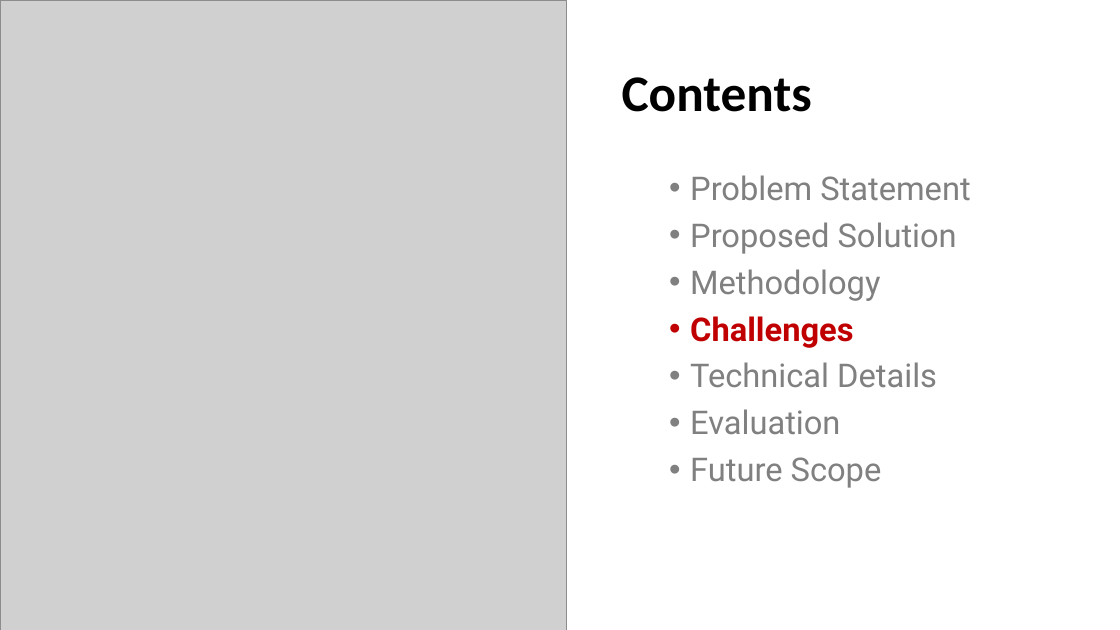
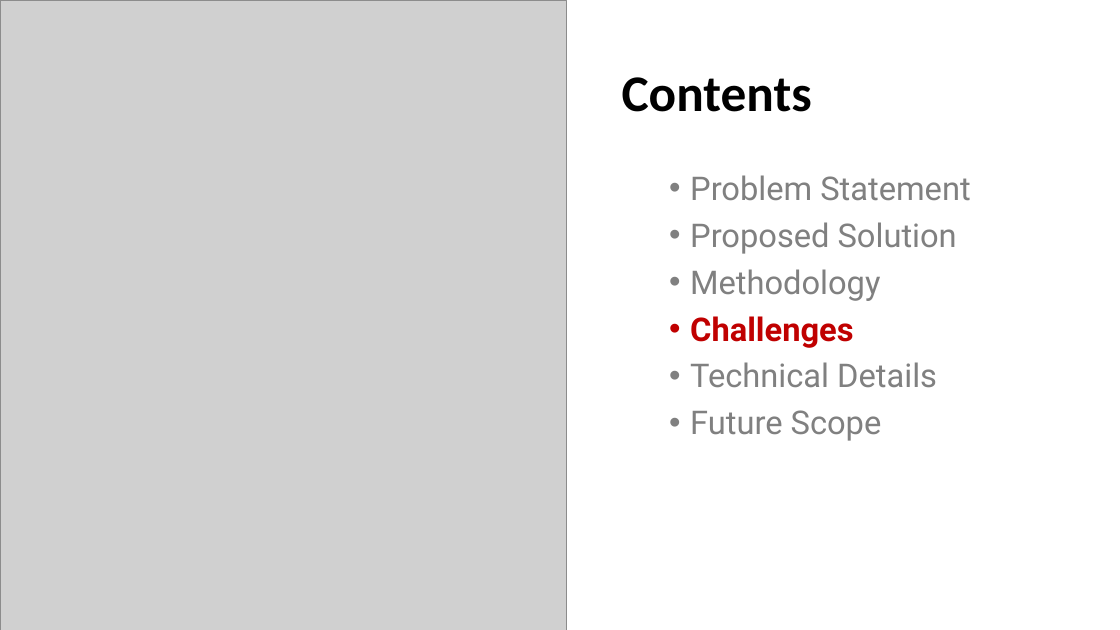
Before and after one commit to maryamfarooq13/FAQ-RAG-Application, a slide deck: slide 9 of Project Presentation.pptx. Drawn at 1120x630 pixels with LibreOffice and Linux fonts; fonts in the diff are those of the drawing; grey boxes stand for pictures. Boxes give left, top, right and bottom in pixels: in the first picture for what was removed or moved away, otherwise in the second. Text is boxed around its words. In the diff, an @@ line names an element or a change of style, - is before the commit and + after.

```diff
--- a/Project Presentation.pptx
+++ b/Project Presentation.pptx
@@ text at bbox=[690, 409, 840, 434]: paragraph removed @@
-• Evaluation
```
Also in this commit, not shown: 13 other slides changed, 6 slides added, 8 slides removed, 7 other files.
